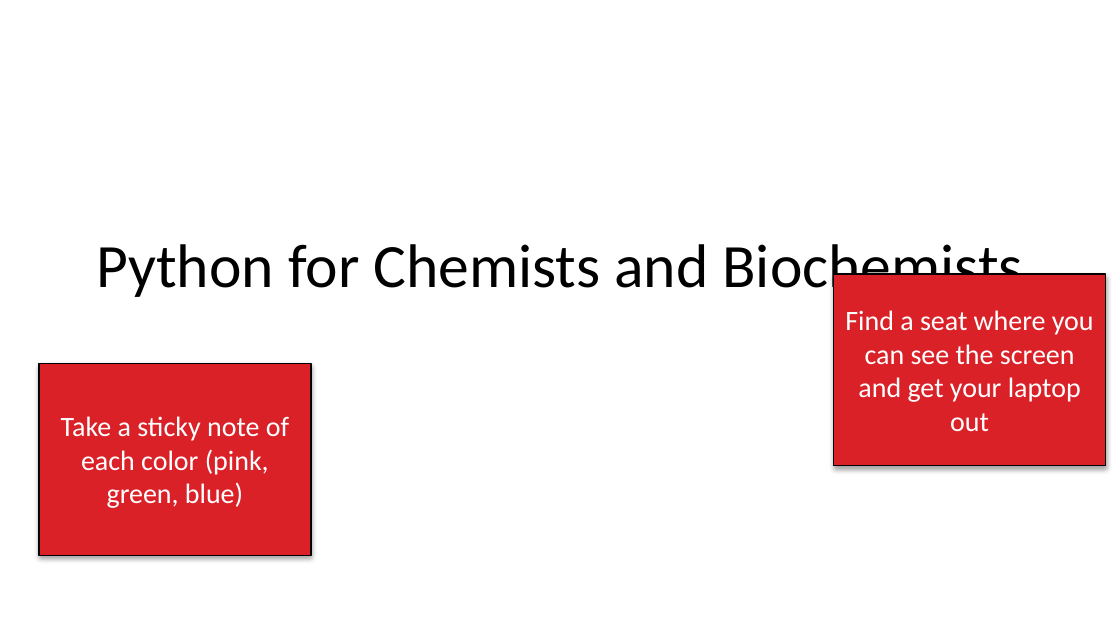
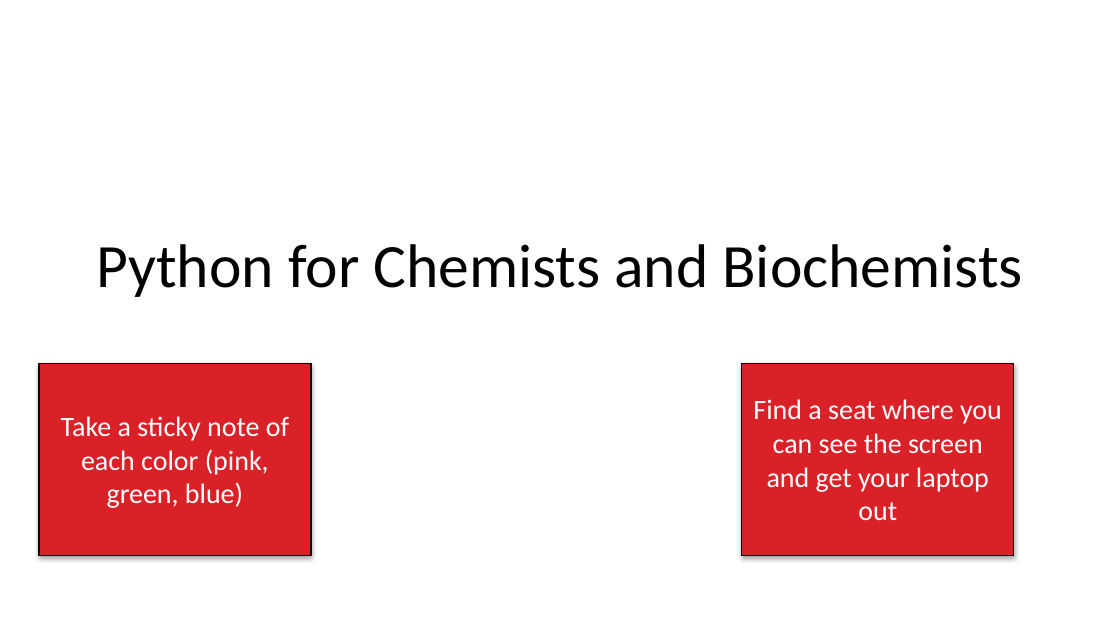
Before and after one commit to chemdrv/python-workshop, a slide deck: slide 1 of workshop slides.pptx. Drawn at 1120x630 pixels with LibreOffice and Linux fonts; fonts in the diff are those of the drawing; background and template pictures are left out. Boxes give left, top, right and bottom in pixels: in the first picture for what was removed or moved away, otherwise in the second. Text is boxed around its words. In the diff, an @@ line names an element or a change of style, - is before the commit and + after.

Commit message:
Final slide updates

```diff
--- a/workshop slides.pptx
+++ b/workshop slides.pptx
@@ rectangle "Find a seat where you ...": place and size @@
-rectangle "Find a seat where you ..." at box(833, 274, 1105, 466)
+rectangle "Find a seat where you ..." at box(741, 363, 1014, 554)
```
Also in this commit, not shown: 3 slides added, 1 slide removed.
